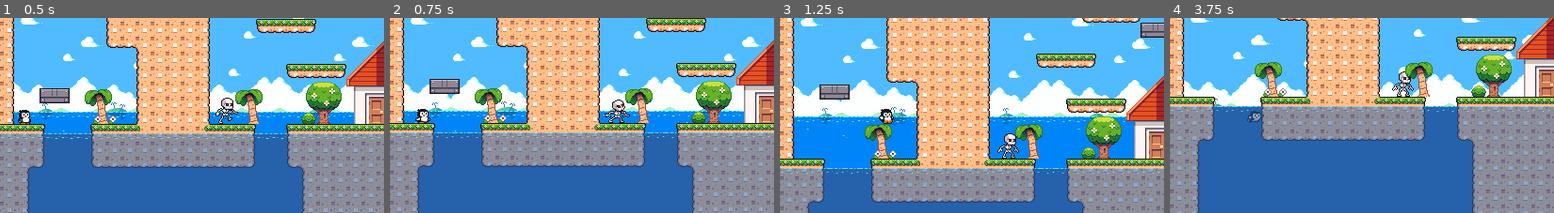
Above: before the commit, frames 1-4 (left to right).
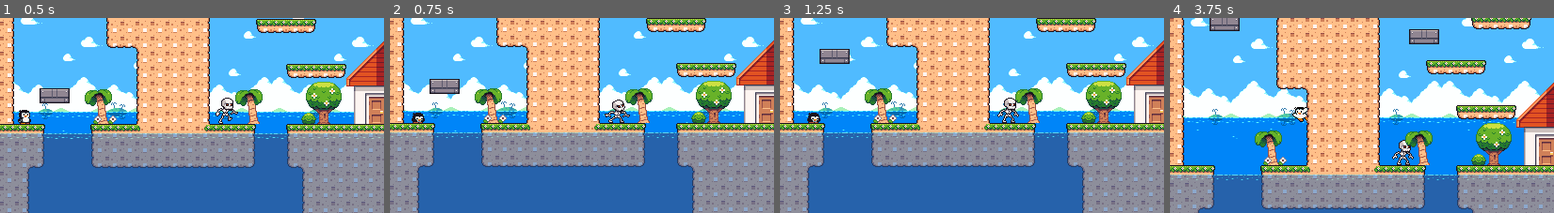
Above: after the commit, the same moments.

Repository: glVerdi/plataforma-2d
Game: Godot game, scene res://scene/tropic.tscn
Same seed, same stepped clock (60 frames per second), same inputs: the game is played once before the commit and once after it.
Inputs:
- Up to frame 1 (0.5 s): no input
- Up to frame 2 (0.75 s): hold D (right) from 0.53 s (still down); hold S (duck) from 0.53 s (still down)
- Up to frame 3 (1.25 s): keep holding D (right); keep holding S (duck); tap W (jump) at 0.77 s
- Up to frame 4 (3.75 s): release S (duck) at 1.28 s; tap S (duck) at 1.35, 2.85 s; tap W (jump) at 1.52, 3.02 s; release D (right) at 2.03 s; hold A (left) 2.03-2.78 s; hold S (duck) 2.03-2.78 s; hold D (right) from 2.78 s (still down); hold S (duck) from 3.53 s (still down)

Frame 1 is identical in both runs. In frame 2, 0.2% of the frame differs, in the area x 5-11%, y 46-54%; in frame 3, 55%; in frame 4, 68%, in the area x 0-100%, y 0-100%.

Commit message:
Corrigindo BUG no pulo do player

Diff:
--- a/scripts/player.gd
+++ b/scripts/player.gd
@@ -128,14 +128,16 @@
 		go_to_jump_state()
 		return
 
+func walk_state(delta):
+
+	apply_gravity(delta)
+
+	move(delta)
+
 	if Input.is_action_pressed("duck"):
 		go_to_duck_state()
 		return
 
-func walk_state(delta):
-	apply_gravity(delta)
-
-	move(delta)
 	if velocity.x == 0:
 		go_to_idle_state()
 		return
